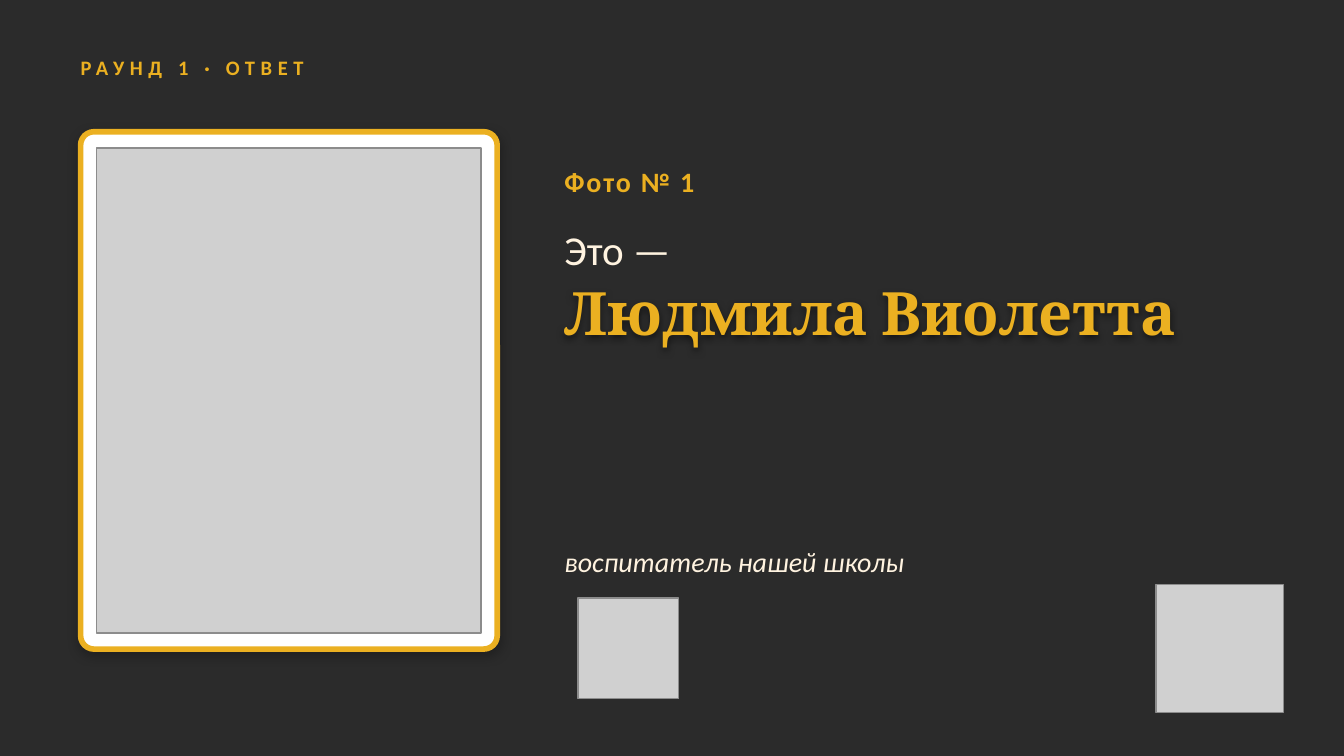
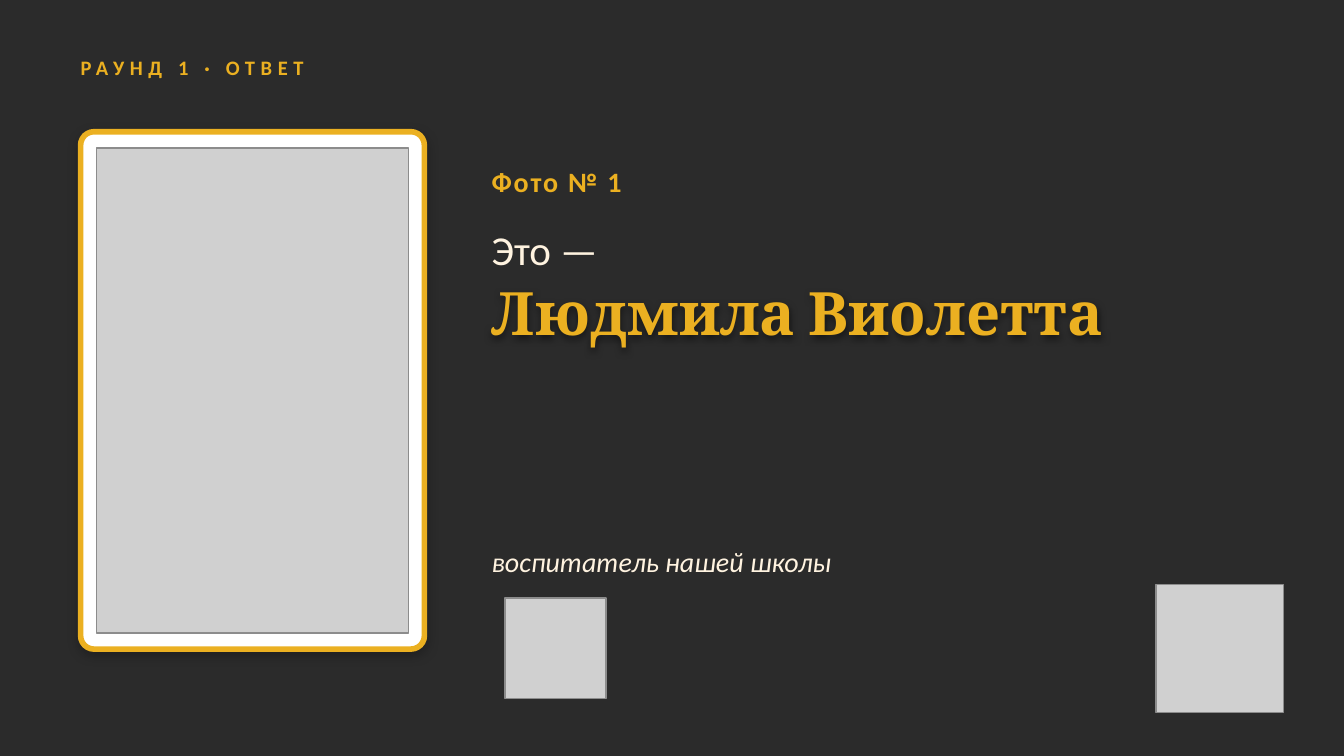
Before and after one commit to sl-himmelreich/heinrich-mario, a slide deck: slide 5 of День_воспитателя_конкурс.pptx. Drawn at 1344x756 pixels with LibreOffice and Linux fonts; fonts in the diff are those of the drawing; grey boxes stand for pictures; background and template pictures are left out; a plain dark background stands for a picture behind light text. Boxes give left, top, right and bottom in pixels: in the first picture for what was removed or moved away, otherwise in the second. Text is boxed around its words. In the diff, an @@ line names an element or a change of style, - is before the commit and + after.

```diff
--- a/День_воспитателя_конкурс.pptx
+++ b/День_воспитателя_конкурс.pptx
@@ rounded rectangle: place and size @@
-rounded rectangle at [81,132,497,649]
+rounded rectangle at [81,132,425,649]
@@ rounded rectangle at [81,132,425,649]: proportions changed @@
@@ picture: place and size @@
-picture at [97,148,481,633]
+picture at [97,148,409,633]
@@ text "Фото № 1": place and size @@
-text "Фото № 1" at [564,173,694,192]
+text "Фото № 1" at [492,173,621,192]
@@ text "Это —": place and size @@
-text "Это —" at [564,238,623,266]
+text "Это —" at [492,238,551,266]
@@ text "Людмила Виолетта": place and size @@
-text "Людмила Виолетта" at [564,292,1176,348]
+text "Людмила Виолетта" at [492,292,1104,348]
@@ text "воспитатель нашей школы": place and size @@
-text "воспитатель нашей школы" at [564,553,904,572]
+text "воспитатель нашей школы" at [492,553,831,572]
@@ picture: place and size @@
-picture at [578,598,679,699]
+picture at [505,598,606,699]
```
Also in this commit, not shown: 15 other slides changed, 1 other file.
